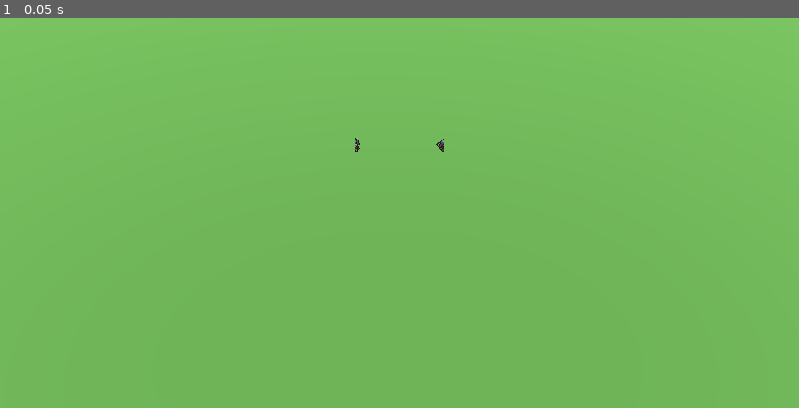
Above: before the commit, frame 1.
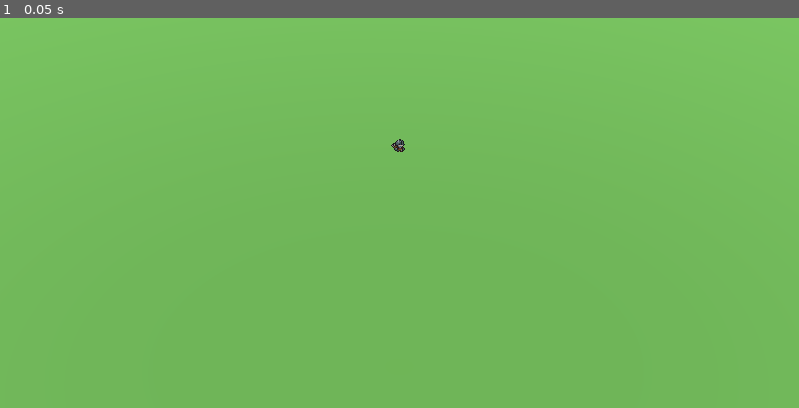
Above: after the commit, the same moment.

Repository: amari-charles/project-summoner
Game: Godot game, scene res://scenes/battlefield/paper_mario_test.tscn
Two runs of this game, one before a commit and one after it. Both use one fixed random seed, a clock stepped at 60 frames per second and the inputs below. This scene is started directly instead of the project's main scene.
Inputs:
- Up to frame 1 (0.05 s): no input

The runs differ from the first frame. In frame 1, less than 0.1% of the frame differs, in the area x 44-56%, y 30-35%.

Commit message:
Add animated idle animation to Soldier character
Converted from static Sprite2D to AnimatedSprite2D:
- Created AtlasTexture resources for each of 6 idle frames (100x100 cells)
- Set up SpriteFrames with "idle" animation at 8 FPS
- Animation loops automatically on autoplay

Soldier now has smooth idle animation!

🤖 Generated with [Claude Code](https://claude.com/claude-code)

Co-Authored-By: Claude <noreply@anthropic.com>

Diff:
--- a/scenes/battlefield/paper_mario_test.tscn
+++ b/scenes/battlefield/paper_mario_test.tscn
@@ -6,6 +6,56 @@
 [sub_resource type="CapsuleShape3D" id="CapsuleShape3D_1"]
 radius = 0.3
 height = 1.0
+
+[sub_resource type="AtlasTexture" id="AtlasTexture_1"]
+atlas = ExtResource("2_soldier")
+region = Rect2(0, 0, 100, 100)
+
+[sub_resource type="AtlasTexture" id="AtlasTexture_2"]
+atlas = ExtResource("2_soldier")
+region = Rect2(100, 0, 100, 100)
+
+[sub_resource type="AtlasTexture" id="AtlasTexture_3"]
+atlas = ExtResource("2_soldier")
+region = Rect2(200, 0, 100, 100)
+
+[sub_resource type="AtlasTexture" id="AtlasTexture_4"]
+atlas = ExtResource("2_soldier")
+region = Rect2(300, 0, 100, 100)
+
+[sub_resource type="AtlasTexture" id="AtlasTexture_5"]
+atlas = ExtResource("2_soldier")
+region = Rect2(400, 0, 100, 100)
+
+[sub_resource type="AtlasTexture" id="AtlasTexture_6"]
+atlas = ExtResource("2_soldier")
+region = Rect2(500, 0, 100, 100)
+
+[sub_resource type="SpriteFrames" id="SpriteFrames_1"]
+animations = [{
+"frames": [{
+"duration": 1.0,
+"texture": SubResource("AtlasTexture_1")
+}, {
+"duration": 1.0,
+"texture": SubResource("AtlasTexture_2")
+}, {
+"duration": 1.0,
+"texture": SubResource("AtlasTexture_3")
+}, {
+"duration": 1.0,
+"texture": SubResource("AtlasTexture_4")
+}, {
+"duration": 1.0,
+"texture": SubResource("AtlasTexture_5")
+}, {
+"duration": 1.0,
+"texture": SubResource("AtlasTexture_6")
+}],
+"loop": true,
+"name": &"idle",
+"speed": 8.0
+}]
 
 [sub_resource type="StandardMaterial3D" id="StandardMaterial3D_1"]
 albedo_color = Color(0.45, 0.75, 0.35, 1)
@@ -50,7 +100,9 @@
 
 [node name="Model2D" type="Node2D" parent="TestCharacter/Sprite3D/SubViewport"]
 
-[node name="SoldierSprite" type="Sprite2D" parent="TestCharacter/Sprite3D/SubViewport/Model2D"]
-texture = ExtResource("2_soldier")
+[node name="SoldierSprite" type="AnimatedSprite2D" parent="TestCharacter/Sprite3D/SubViewport/Model2D"]
+sprite_frames = SubResource("SpriteFrames_1")
+animation = &"idle"
+autoplay = "idle"
 centered = true
 offset = Vector2(50, 50)
Not shown: 1 places in scenes/battlefield/paper_mario_test.tscn that only renumber resources
